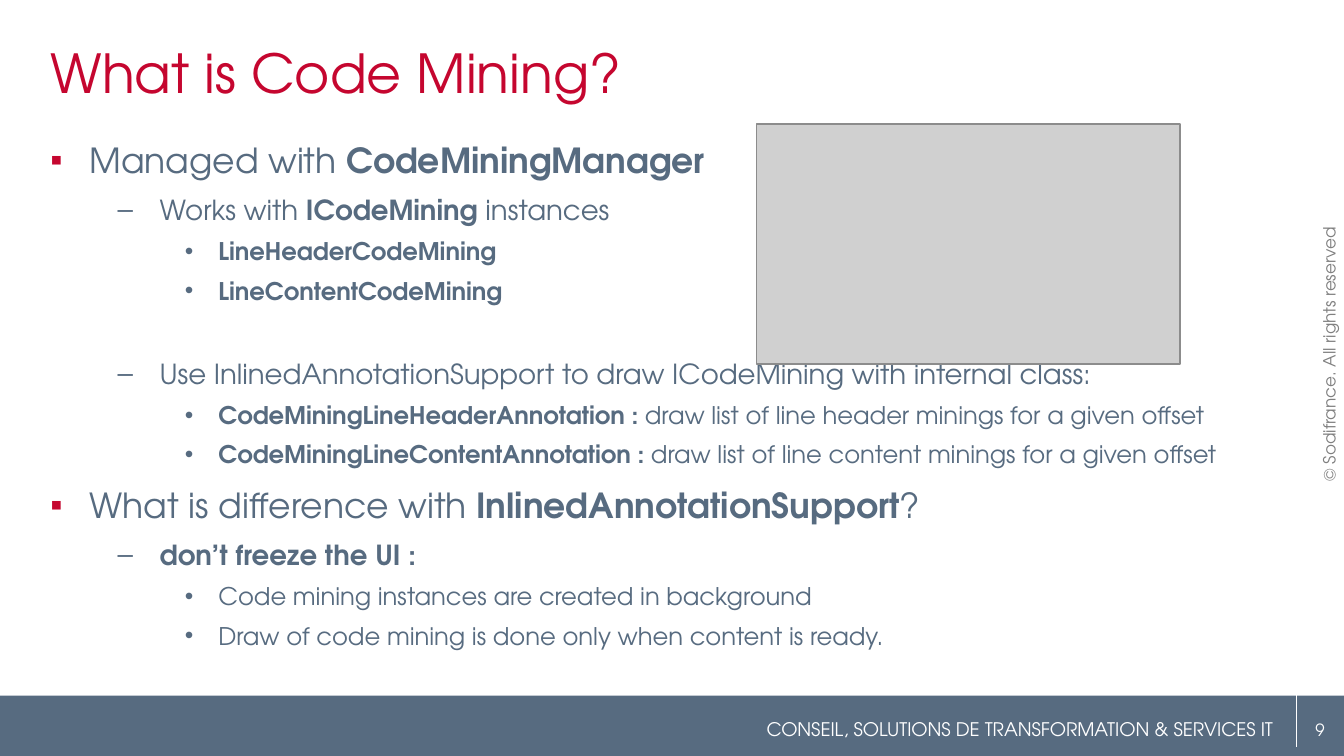
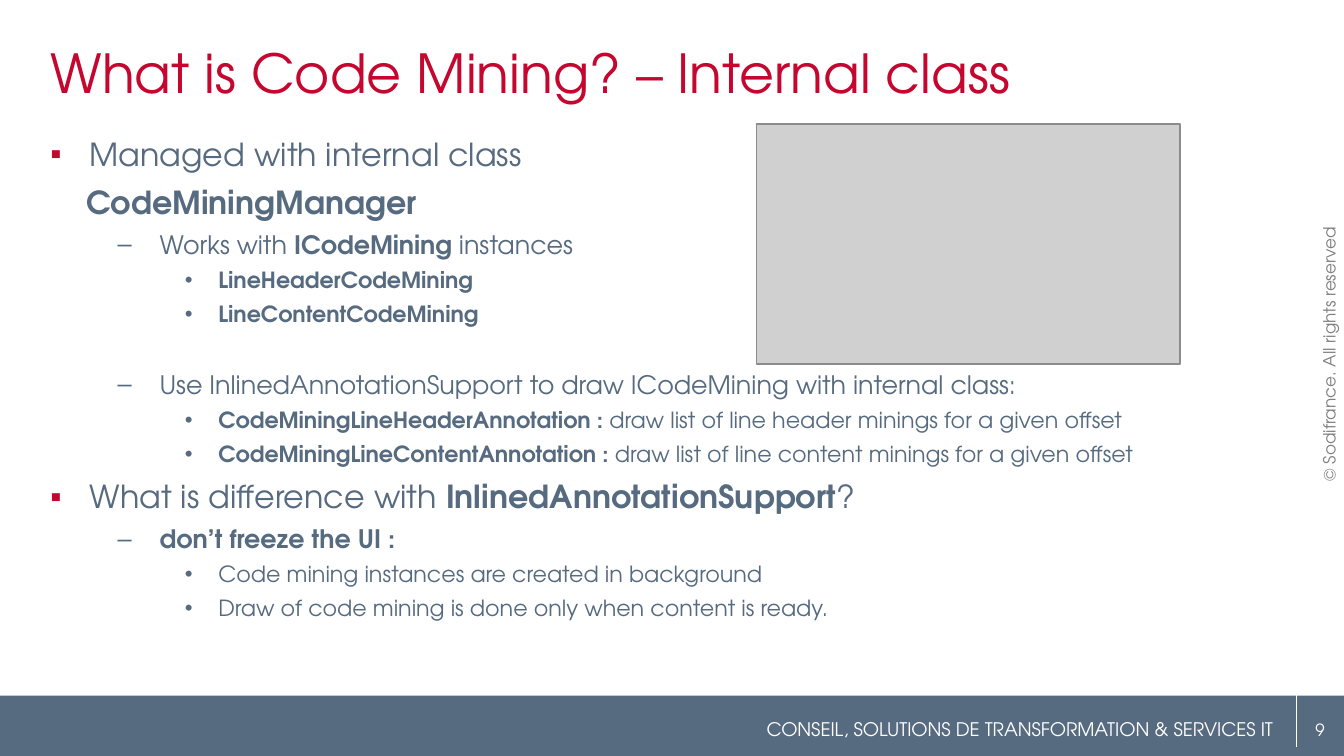
Before and after one commit to angelozerr/EclipseConFrance2018, a slide deck: slide 9 of EclipseConFrance2018_CodeMining.pptx. Drawn at 1344x756 pixels with LibreOffice and Linux fonts; fonts in the diff are those of the drawing; grey boxes stand for pictures; background and template pictures are left out. Boxes give left, top, right and bottom in pixels: in the first picture for what was removed or moved away, otherwise in the second. Text is boxed around its words. In the diff, an @@ line names an element or a change of style, - is before the commit and + after.

Commit message:
Add CodeMining API section

```diff
--- a/EclipseConFrance2018_CodeMining.pptx
+++ b/EclipseConFrance2018_CodeMining.pptx
@@ title at <box>50,52,1010,105</box>: text changed @@
-What is Code Mining?
+What is Code Mining? – Internal class
@@ text at <box>86,189,417,221</box>: text changed; size 18.5 to 17 pt; bold off @@
-▪ Managed with CodeMiningManager
+▪ Managed with internal class
+CodeMiningManager
@@ text at <box>90,234,1133,621</box>: size 14.8 to 13.6 pt in "Works with ICodeMining instances", "Use InlinedAnnotationSupport to draw ICodeMining with intern ...", "don’t freeze the UI :"; size 12.9 to 11.9 pt in "LineHeaderCodeMining", "LineContentCodeMining", "CodeMiningLineHeaderAnnotation : draw list of line header ...", "CodeMiningLineContentAnnotation : draw list of line content ..." and 2 more places; size 18.5 to 17 pt in "What is difference with InlinedAnnotationSupport?"; line spacing 1.2 to 1.1 @@
```
Also in this commit, not shown: 13 other slides changed, 6 slides added, 2 slides removed, 5 other files.
